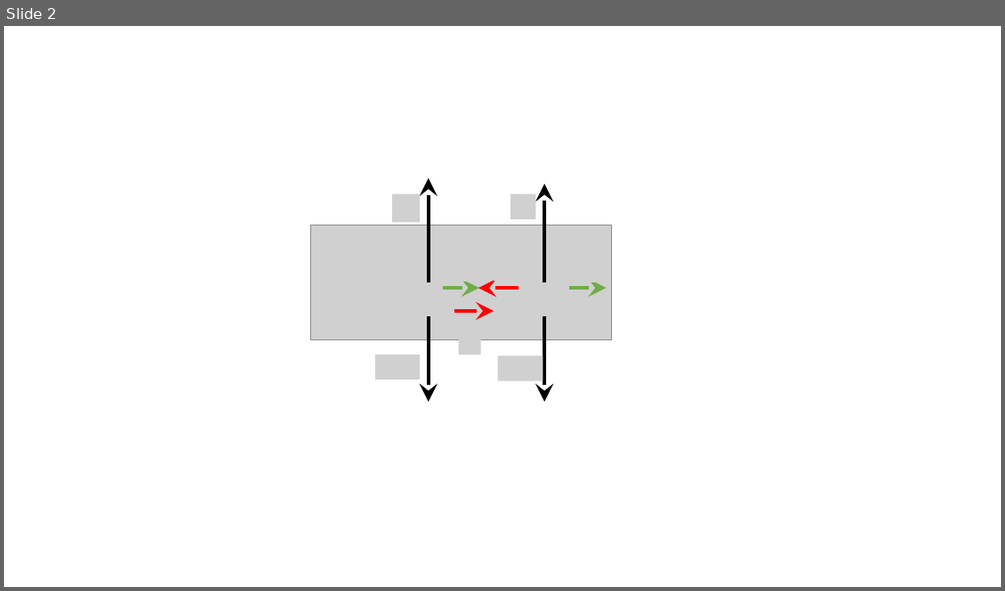
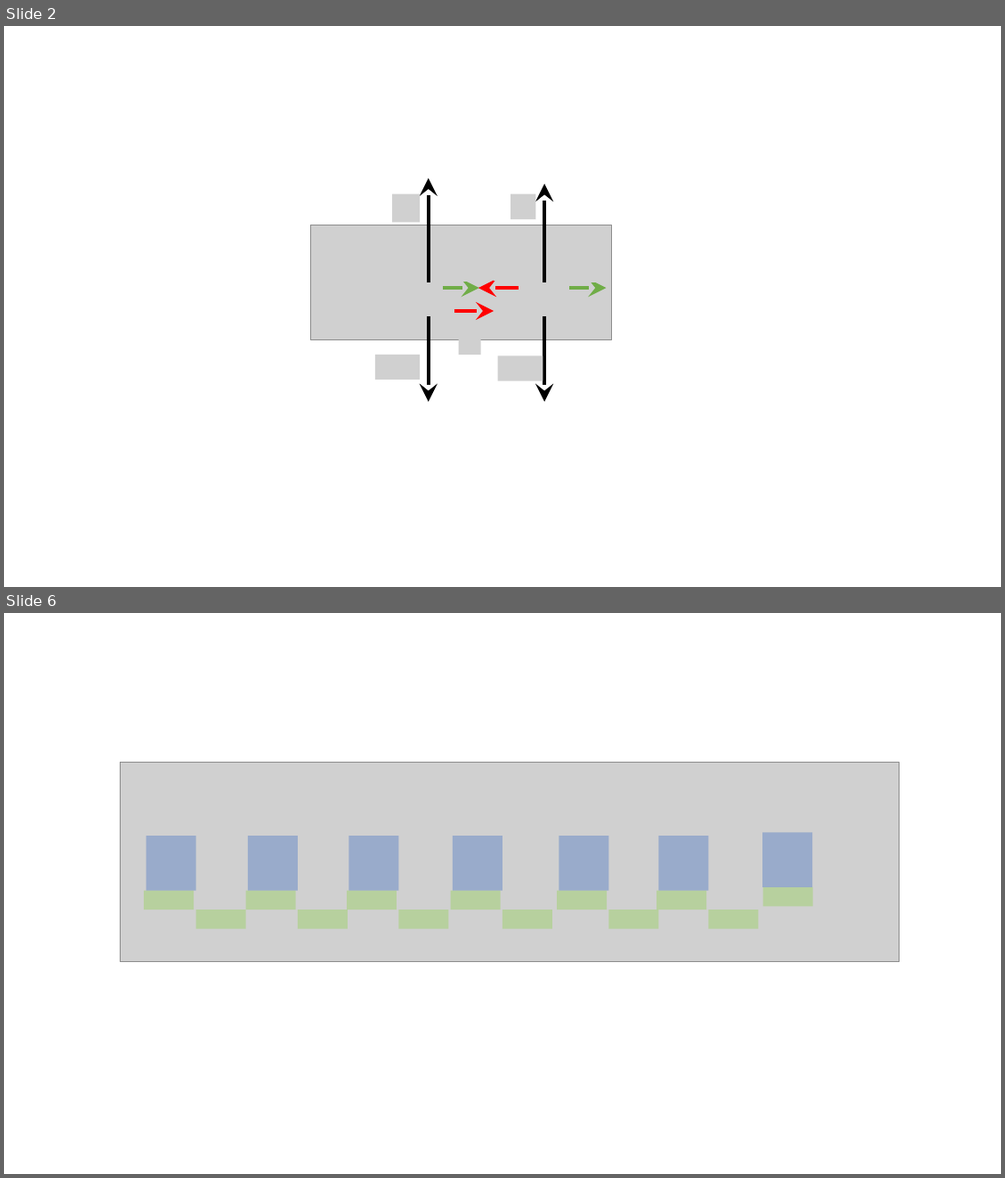
Before and after one commit to savchenko-physics/savchenko-physics.github.io, a slide deck: volunteer/Drawings.pptx. Shown one above the other, each under a label of ours: slide 2 before the commit, slides 2 and 6 after it; the slides between them are not shown. The pictures are 1005x591 and 1005x1178 pixels, drawn with LibreOffice and Linux fonts; fonts in the diff are those of the drawing; grey boxes stand for pictures. Boxes give left, top, right and bottom in pixels: in the first picture for what was removed or moved away, otherwise in the second. Text is boxed around its words. In the diff, an @@ line names an element or a change of style, - is before the commit and + after.

```diff
--- a/volunteer/Drawings.pptx
+++ b/volunteer/Drawings.pptx
@@ slide 6 added at bbox=[4, 613, 1001, 1174], background #FFFFFF @@
@@ picture added at bbox=[121, 762, 899, 962] @@
@@ rectangle added at bbox=[146, 835, 196, 891], fill #4472C4 at 39% opacity @@
@@ rectangle added at bbox=[248, 835, 298, 891], fill #4472C4 at 39% opacity @@
@@ rectangle added at bbox=[348, 835, 399, 891], fill #4472C4 at 39% opacity @@
@@ rectangle added at bbox=[453, 835, 502, 891], fill #4472C4 at 39% opacity @@
@@ rectangle added at bbox=[558, 835, 609, 891], fill #4472C4 at 39% opacity @@
@@ rectangle added at bbox=[659, 835, 709, 891], fill #4472C4 at 39% opacity @@
@@ rectangle added at bbox=[762, 832, 812, 887], fill #4472C4 at 39% opacity @@
@@ rectangle added at bbox=[144, 891, 194, 910], fill #92D050 at 39% opacity @@
@@ rectangle added at bbox=[245, 891, 296, 910], fill #92D050 at 39% opacity @@
@@ rectangle added at bbox=[347, 891, 396, 910], fill #92D050 at 39% opacity @@
@@ rectangle added at bbox=[451, 891, 501, 910], fill #92D050 at 39% opacity @@
@@ rectangle added at bbox=[557, 891, 607, 910], fill #92D050 at 39% opacity @@
@@ rectangle added at bbox=[657, 891, 707, 910], fill #92D050 at 39% opacity @@
@@ rectangle added at bbox=[763, 887, 813, 907], fill #92D050 at 39% opacity @@
@@ rectangle added at bbox=[196, 910, 246, 929], fill #92D050 at 39% opacity @@
@@ rectangle added at bbox=[298, 910, 348, 929], fill #92D050 at 39% opacity @@
@@ rectangle added at bbox=[399, 910, 449, 929], fill #92D050 at 39% opacity @@
@@ rectangle added at bbox=[502, 910, 553, 929], fill #92D050 at 39% opacity @@
@@ rectangle added at bbox=[609, 910, 659, 929], fill #92D050 at 39% opacity @@
@@ rectangle added at bbox=[708, 910, 759, 929], fill #92D050 at 39% opacity @@
```
Also in this commit, not shown: 3 other slides added, 17 other files.
